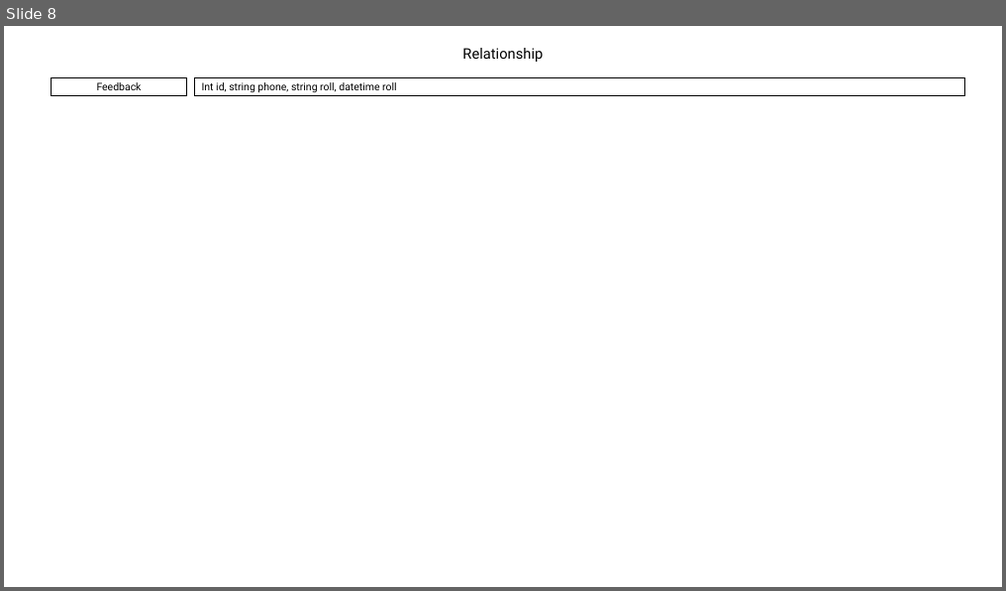
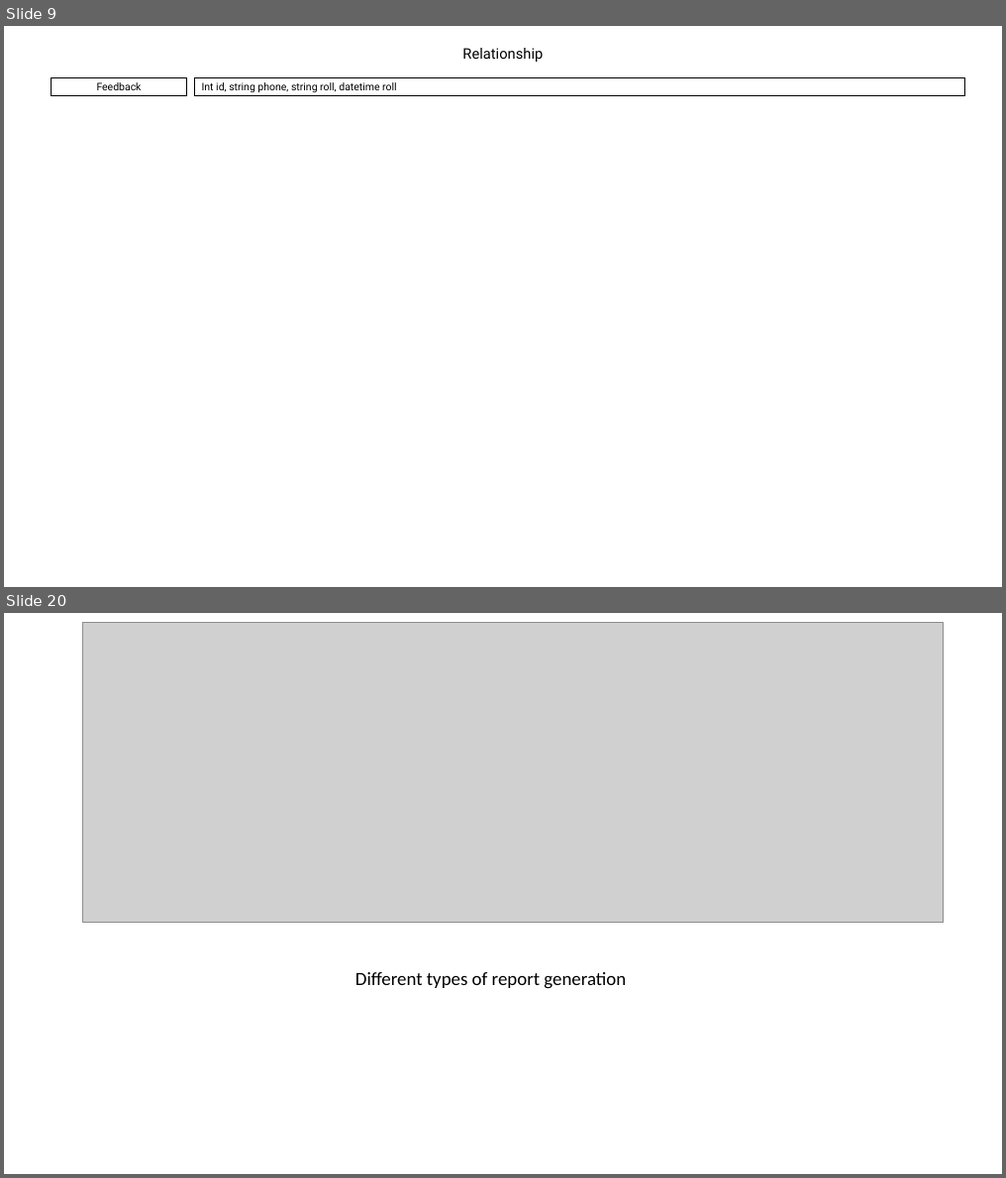
Before and after one commit to mdadalkhan/codebase, a slide deck: projects/biam_hostel_management/Overview.pptx. Shown one above the other, each under a label of ours: slide 8 before the commit, slides 9 and 20 after it; the slides between them are not shown. The pictures are 1006x591 and 1006x1178 pixels, drawn with LibreOffice and Linux fonts; fonts in the diff are those of the drawing; grey boxes stand for pictures. Boxes give left, top, right and bottom in pixels: in the first picture for what was removed or moved away, otherwise in the second. Text is boxed around its words. In the diff, an @@ line names an element or a change of style, - is before the commit and + after.

```diff
--- a/projects/biam_hostel_management/Overview.pptx
+++ b/projects/biam_hostel_management/Overview.pptx
@@ slide 20 added at (4,613,1002,1174), background #FFFFFF @@
@@ picture added at (82,623,944,923) @@
@@ text added at (355,972,626,989), 18 pt, text #000000 @@
+Different types of report generation
@@ what was slide 8 is now slide 9 @@
```
Also in this commit, not shown: 3 slides changed, 16 other slides added, 3 slides removed, 12 other files.
